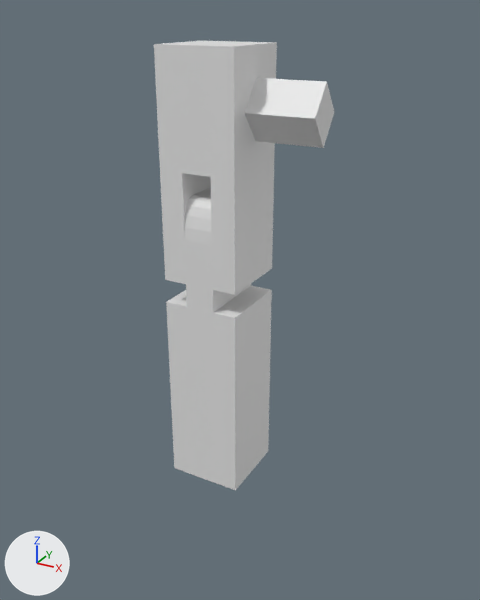
The Blender file blend_files/Mechs/Starter/MechArm_L.blend as it was, and as the next commit left it.
Camera for both pictures: a 50 mm camera at (2.4, -4.14, 1.04) aimed at (0.05, 0.13, -1.09). Arrows for +X, +Y and +Z are at lower left; the lights stay in place. The picture after the commit comes second.

Objects in the first picture: 'StarterArm_L'.
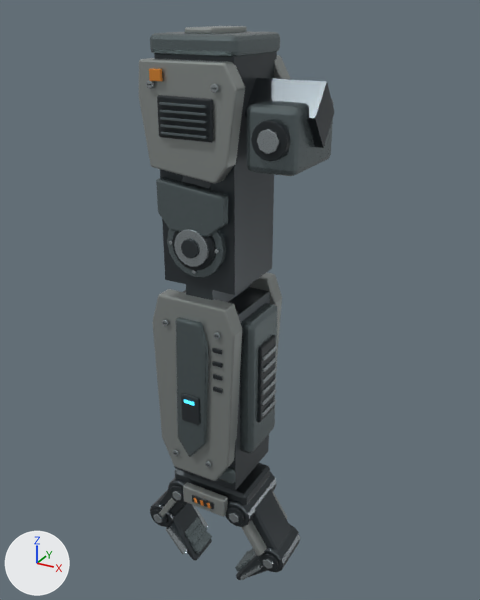
Commit message: Mech template setup

Patch to the scene script:
```diff
--- a/blend_files/Mechs/Starter/MechArm_L.blend.py
+++ b/blend_files/Mechs/Starter/MechArm_L.blend.py
@@ me_cube_001 @@
 # used by ob_starterarm_l; location = (0.0, 0.0, 0.0); scale = (0.3, 0.3, 0.828)
-me_cube_001.from_pydata(...)  # 132 vertices, 124 faces; spans x -1.12..2.55, y -1.12..0.88, z -3.1..1.0
+me_cube_001.from_pydata(...)  # 10376 vertices, 9746 faces; spans x -4.26..0.72, y -1.61..1.61, z -4.85..0.77
+# me_cube_001 part 1: the loose piece of 74 vertices spanning x -1.12..2.55, y -1.12..0.88, z -1.0..1.0 is moved by (-1.83, 0.12, -0.35), in mat_chassis___graphite (dark grey #484e52)
+# me_cube_001 part 2: the loose piece of 58 vertices spanning x -1.12..0.88, y -1.12..0.88, z -3.1..-0.22 is moved by (-1.83, 0.12, -0.35), in mat_chassis___graphite (dark grey #484e52)
+# me_cube_001 part 3: 10244 vertices added at x -4.26..0.53, y -1.61..1.61, z -4.85..0.77
+me_cube_001.materials.append(mat_chassis___graphite)  # dark grey #484e52
+me_cube_001.materials.append(mat_vent_and_panel_recess)  # black #242b2f
+me_cube_001.materials.append(mat_secondary_armor___gunmetal)  # grey #6f7c7e
+me_cube_001.materials.append(mat_safety_ochre)  # orange #ed953c
+me_cube_001.materials.append(mat_status___ice_blue)  # cyan #50d1e7, glowing cyan #3fcbf3
+me_cube_001.materials.append(mat_machined_joint_steel)  # grey #adb6ba
+me_cube_001.materials.append(mat_armor___warm_ceramic_grey)  # grey #9ea4a2
@@ ob_starterarm_l @@
 ob_starterarm_l = bpy.data.objects.new('StarterArm_L', me_cube_001)
-ob_starterarm_l.location = (0.0, 0.0, 0.0)
+ob_starterarm_l.location = (0.55, -0.035, 0.29)
 ob_starterarm_l.scale = (0.3, 0.3, 0.828)
```

Pixel boxes (x1, y1, x2, y2) of what changed, in the pictures (480 x 600 px; the box of a moved part takes in the faces that stretch with it):
'StarterArm_L', reshaped, moved, recoloured (white to grey, 8% wider, 23% taller)
    before: (154, 41, 334, 490)
    after: (139, 26, 334, 580)
part 1 of me_cube_001, moved or reshaped
    before: (154, 41, 334, 295)
    after: (154, 52, 334, 295)
part 2 of me_cube_001, moved or reshaped (mostly hidden afterwards)
    before: (166, 187, 272, 490)
    after: (174, 187, 270, 490)
part 3 of me_cube_001, added
    after: (139, 26, 334, 580)
